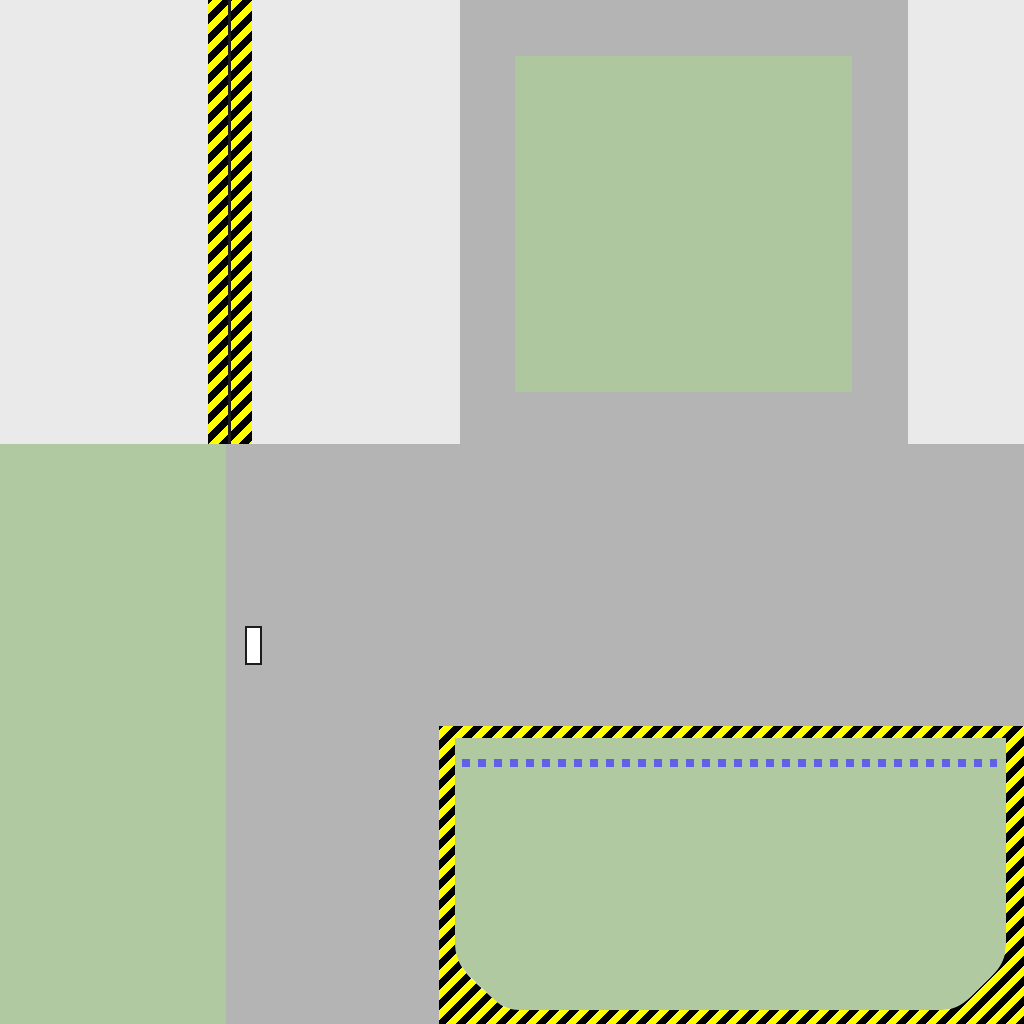
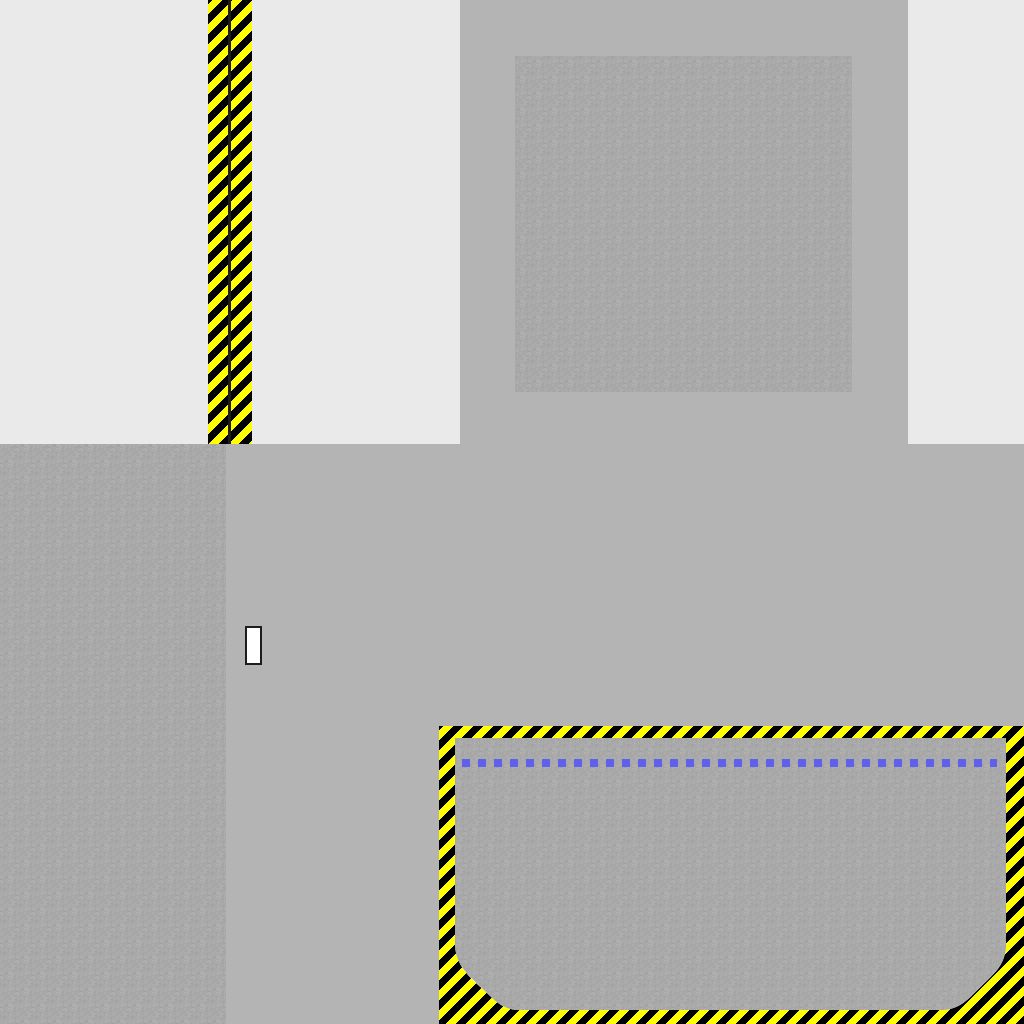
Comparing the layer stacks of the two 1024x1024 images. Changes:
painted on "texture" over [0,56,1006,1024]
